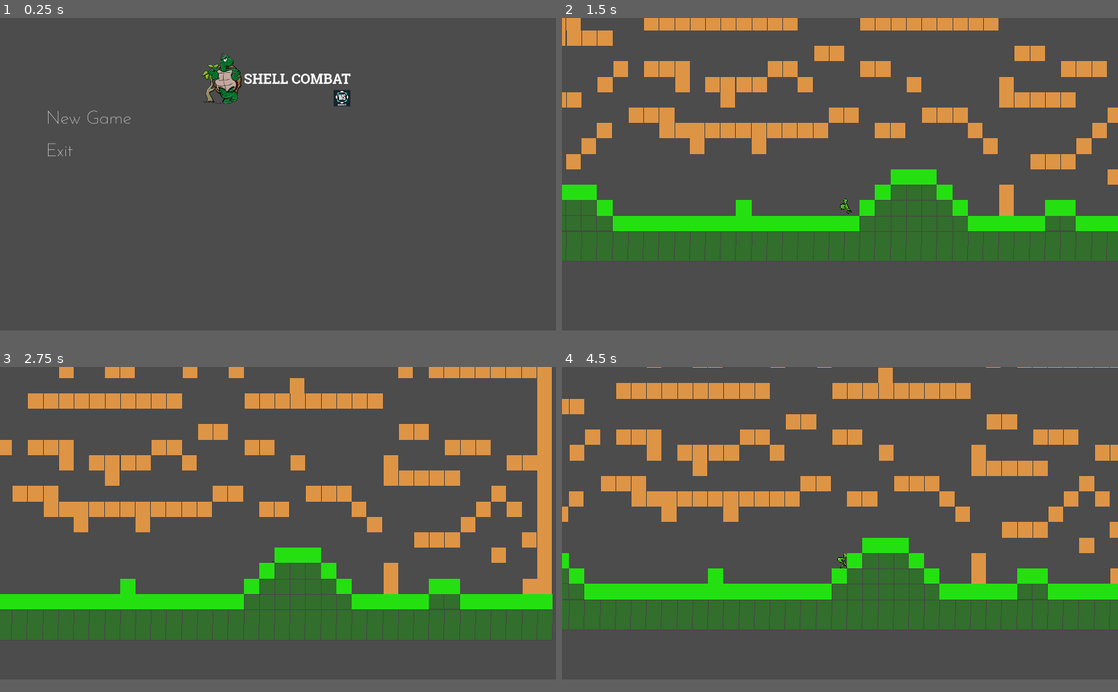
Above: before the commit, frames 1-4 (two rows, left to right).
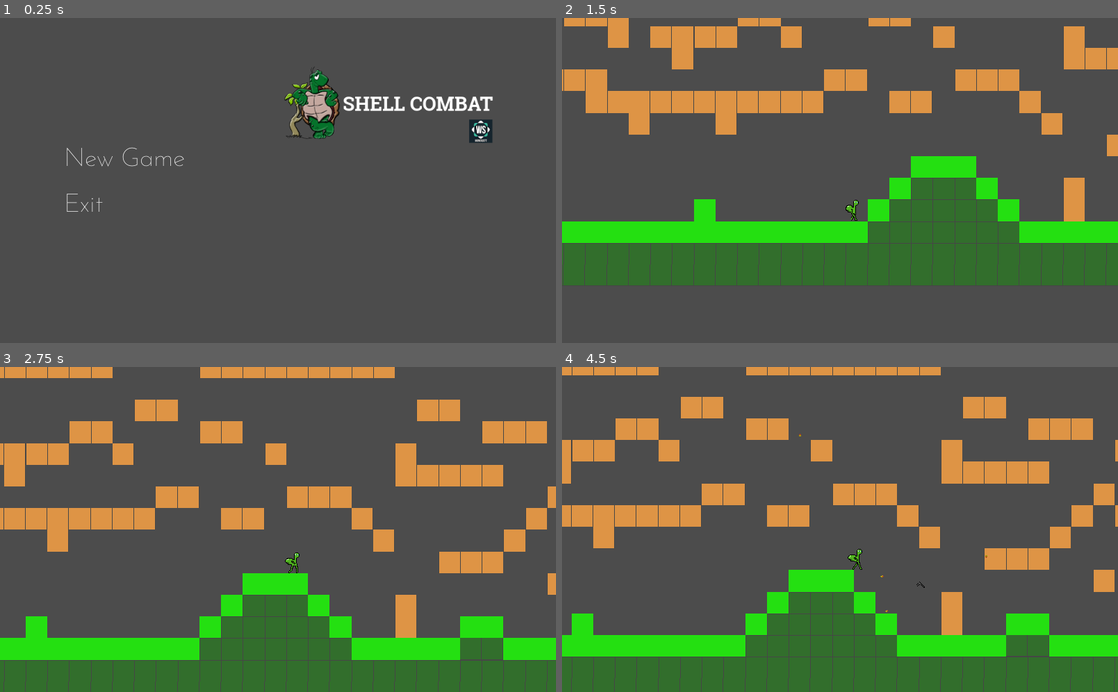
Above: after the commit, the same moments.

Repository: llister15/SCDM
Game: Godot game, scene res://Scenes/Menu/Main Menu.tscn
The game is run twice, just before and just after one commit, with the same random seed, the same clock (stepped at 60 frames per second) and the same inputs.
Inputs (mouse positions are in pixels of both pictures, inside the frame that each line leads up to):
- Up to frame 1 (0.25 s): no input
- Up to frame 2 (1.5 s): click "New Game" at 0.5 s; tap Enter at 1.25 s; move the mouse to (962, 157) at 1.27 s; press the mouse at (962, 157) at 1.28 s; hold Right (ui_right) from 1.28 s (still down)
- Up to frame 3 (2.75 s): keep holding Right (ui_right); tap Space (jump) at 1.52, 2.27 s; move the mouse to (166, 539) at 2.02 s; release the mouse at (166, 539) at 2.03 s; click (166, 539) at 2.1 s
- Up to frame 4 (4.5 s): move the mouse to (895, 454) at 2.77 s; release Right (ui_right) at 2.78 s; press the mouse at (895, 454) at 2.78 s; hold Left (ui_left) 2.78-3.53 s; right-click (895, 454) at 2.85 s; move the mouse to (812, 584) at 3.52 s; release the mouse at (812, 584) at 3.53 s; hold Right (ui_right) from 3.53 s (still down); click (812, 584) at 3.6 s; tap Space (jump) at 3.77 s; move the mouse to (1006, 568) at 4.27 s; press the mouse at (1006, 568) at 4.28 s
In our replay, the window is 800x450 before the commit and 800x468 after it. These sizes can differ from the game's own. Grey fills any space a smaller window leaves; there, only what the larger window draws over its background counts as a difference.

The runs differ from the first frame. In frame 1, 3.5% of the frame differs, in the area x 8-89%, y 10-60%; in frame 2, 34%; in frame 3, 46%; in frame 4, 48%, in the area x 0-100%, y 0-100%.

Commit message:
Shooting fixed(kinda)

Diff:
--- a/Scenes/Assets/9mm.tscn
+++ b/Scenes/Assets/9mm.tscn
@@ -1,14 +1,35 @@
 [gd_scene load_steps=4 format=2]
 
 [ext_resource path="res://Sprites/Weapons/Ammo/9mm.png" type="Texture" id=1]
-[ext_resource path="res://Scripts/9mm.gd" type="Script" id=2]
+
+[sub_resource type="GDScript" id=2]
+script/source = "extends RigidBody2D
+
+export(float) var Speed = 500
+export(float) var Damage = 25
+var time_despawn: float = 0.2
+
+#func _ready():
+	#set_as_toplevel(true)
+
+func _process(delta: float) -> void:
+	time_despawn -= delta
+
+func bullet_Speed(Speed):
+	apply_impulse(Vector2(), Vector2(Speed, 0))
+
+
+func _on_VisibilityNotifier2D_screen_exited():
+	queue_free()
+"
 
 [sub_resource type="RectangleShape2D" id=1]
-extents = Vector2( 1.99537, 1.24504 )
+extents = Vector2( 2.00436, 1.25993 )
 
 [node name="9mm" type="RigidBody2D"]
 collision_layer = 4
-script = ExtResource( 2 )
+collision_mask = 15
+script = SubResource( 2 )
 
 [node name="Sprite" type="Sprite" parent="."]
 scale = Vector2( 0.5, 0.5 )
@@ -20,5 +41,5 @@
 
 [node name="VisibilityNotifier2D" type="VisibilityNotifier2D" parent="."]
 position = Vector2( 0, -0.253122 )
-scale = Vector2( 0.2, 0.128728 )
+scale = Vector2( 0.2, 0.125605 )
 [connection signal="screen_exited" from="VisibilityNotifier2D" to="." method="_on_VisibilityNotifier2D_screen_exited"]
--- a/Scenes/Assets/Glock19.tscn
+++ b/Scenes/Assets/Glock19.tscn
@@ -1,12 +1,23 @@
-[gd_scene load_steps=3 format=2]
+[gd_scene load_steps=4 format=2]
 
 [ext_resource path="res://Sprites/Weapons/Guns/Glock19.png" type="Texture" id=1]
 [ext_resource path="res://Scripts/Glock19.gd" type="Script" id=2]
 
-[node name="G19" type="Sprite"]
+[sub_resource type="RectangleShape2D" id=1]
+extents = Vector2( 6.43166, 4.00765 )
+
+[node name="Glock 19" type="RigidBody2D"]
+collision_layer = 4
+collision_mask = 8
+script = ExtResource( 2 )
+
+[node name="CollisionShape2D" type="CollisionShape2D" parent="."]
+position = Vector2( 0, 1.00275 )
+shape = SubResource( 1 )
+
+[node name="Sprite" type="Sprite" parent="."]
 scale = Vector2( 0.5, 0.5 )
 texture = ExtResource( 1 )
-script = ExtResource( 2 )
 
-[node name="Muzzle" type="Node2D" parent="."]
-position = Vector2( 6.80243, -1.58674 )
+[node name="Muzzle Position" type="Node2D" parent="."]
+position = Vector2( 8, -1.54426 )
--- a/Scripts/9mm.gd
+++ /dev/null
@@ -1,16 +0,0 @@
-extends RigidBody2D
-
-export(float) var Speed = 1500
-export(float) var Damage = 25
-
-var cur_velo: Vector2 = Vector2.ZERO
-var new_velo: Vector2 = Vector2.ZERO
-
-func _ready():
-	set_as_toplevel(true)
-
-func _physics_process(delta):
-	pass
-
-func _on_VisibilityNotifier2D_screen_exited():
-	queue_free()
--- a/Scripts/Game_Manager.gd
+++ b/Scripts/Game_Manager.gd
@@ -6,5 +6,5 @@
 	new_player.name = str(get_tree().get_network_unique_id())
 	new_player.set_network_master(get_tree().get_network_unique_id())
 	get_tree().get_root().add_child(new_player)
-	var info = Network.self_data
+	#var info = Network.self_data
 	new_player.init(info.name, info.position, false)
--- a/Scripts/Glock19.gd
+++ b/Scripts/Glock19.gd
@@ -1,14 +1,41 @@
-extends Sprite
+extends RigidBody2D
 
-const bulletscene = preload("res://Scenes/Assets/9mm.tscn")
+#Max values
+var RELOAD_TIME_MAX: float = 0.5
+var MAG_SIZE_MAX: int = 20
+var FIRE_RATE_MAX: float = 0.2
+#varible values
+var reload_time: float = 0.0
+var mag_size: int = 20
+var fire_rate: float = 0.2
+var bulletSpeed: float = 10.0
 
+var mouseTarget: Vector2 = Vector2.ZERO
+
+#preload ammo
+var bullet_scene = preload("res://Scenes/Assets/9mm.tscn")
 
 func _physics_process(delta):
-	bullet_travel()
+	Shoot()
+	fire_rate -= delta
+	if fire_rate < 0:
+		fire_rate = 0
 
-func bullet_travel():
-	var user_shoot = Input.is_action_just_pressed("fire1")
-	var bullet = bulletscene.instance()
-	if user_shoot:
-		add_child(bullet)
-		bullet.global_position = global_position
+func Shoot():
+	print(mag_size)
+	var shoot_gun = Input.is_action_pressed("fire1")
+	var reload = Input.is_action_just_pressed("Reload")
+	var bullet_instance = bullet_scene.instance()
+	var bullet_rotation = get_angle_to(get_global_mouse_position()) + self.get_rotation()
+	bullet_instance.set_rotation(bullet_rotation)
+	bullet_instance.set_position(self.global_position)
+	mouseTarget = get_global_mouse_position() - get_global_position()
+
+	if shoot_gun:
+		if fire_rate <= 0 and mag_size > 0:
+			fire_rate = FIRE_RATE_MAX
+			mag_size -= 1
+			get_tree().get_root().add_child(bullet_instance)
+			bullet_instance.position = $"Muzzle Position".global_position
+			bullet_instance.rotation = $"Muzzle Position".global_rotation
+			bullet_instance.apply_impulse(Vector2(),Vector2(mouseTarget.x * bulletSpeed, mouseTarget.y * bulletSpeed))
--- a/Scripts/player.gd
+++ b/Scripts/player.gd
@@ -6,6 +6,7 @@
 export var gravity: float = 40.0
 export var move_speed: int = 50
 export var max_speed: int = 200
+var direction_right: bool = true
 export var jump_force: int = 600
 var is_jumping: bool = false
 # Character Stats
@@ -14,18 +15,31 @@
 export var armour: int = 0
 #animation machine
 var state_machine
-onready var g19_scene = load("res://Scenes/Assets/Glock19.tscn")
+#loading weapons
+var g19_scene = preload("res://Scenes/Assets/Glock19.tscn")
+
+##Max values
+#var RELOAD_TIME_MAX: float = 0.5
+#var MAG_SIZE_MAX: int = 20
+#var FIRE_RATE_MAX: float = 0.5
+##varible values
+#var reload_time: float = 0.0
+#var mag_size: int = 20
+#var fire_rate: float = 0.5
+#
+#func _process(delta: float) -> void:
+#	fire_rate -= delta
+#	print(fire_rate)
 
 func _ready():
 	state_machine = $AnimationTree.get("parameters/playback")
-
-func _process(delta):
-	look_at(get_global_mouse_position())
+	pass
 
 func _physics_process(delta):
 	movement()
 	Gravity()
-	Shoot()
+	spawn_Weapon()
+	#Shoot()
 	velo = move_and_slide(velo, Vector2.UP)
 
 # Getting input from user to add and subtract velocity values
@@ -37,6 +51,7 @@
 	var jump = Input.is_action_pressed("jump")
 	# if statements to Apply Input into movement
 	if left and !right:
+		direction_right = false
 		# Applying the user input into movement
 		if velo.x < -max_speed:
 			velo.x = -max_speed
@@ -44,6 +59,7 @@
 			velo.x -= move_speed
 		$Sprite.scale.x = -1
 	if right and !left:
+		direction_right = true
 		if velo.x > max_speed:
 			velo.x = max_speed
 		else:
@@ -68,10 +84,10 @@
 func Gravity():
 	velo.y += gravity
 
-func Shoot():
-	#var shoot_gun = Input.is_action_just_pressed("fire1")
+func spawn_Weapon():
 	var spawn_gun = Input.is_action_just_pressed("fire2")
 	var g19_Gun = g19_scene.instance()
 	if spawn_gun:
-		$"Sprite/Weapon equiper".add_child(g19_Gun)
-		g19_Gun.position = $"Sprite/Weapon equiper".position
+		get_parent().add_child(g19_Gun)
+	g19_Gun.position = $"Sprite/Weapon equiper".global_position
+	g19_Gun.rotation_degrees = get_global_mouse_position().x
--- a/project.godot
+++ b/project.godot
@@ -26,8 +26,6 @@
 
 [display]
 
-window/size/width=1440
-window/size/height=810
 window/size/always_on_top=true
 window/stretch/mode="2d"
 window/stretch/aspect="keep"
@@ -77,6 +75,11 @@
 "events": [ Object(InputEventMouseButton,"resource_local_to_scene":false,"resource_name":"","device":0,"alt":false,"shi …(212 unchanged characters)…
  ]
 }
+Reload={
+"deadzone": 0.5,
+"events": [ Object(InputEventKey,"resource_local_to_scene":false,"resource_name":"","device":0,"alt":false,"shift":false,"control":false,"meta":false,"command":false,"pressed":false,"scancode":82,"unicode":0,"echo":false,"script":null)
+ ]
+}
 
 [layer_names]
 
